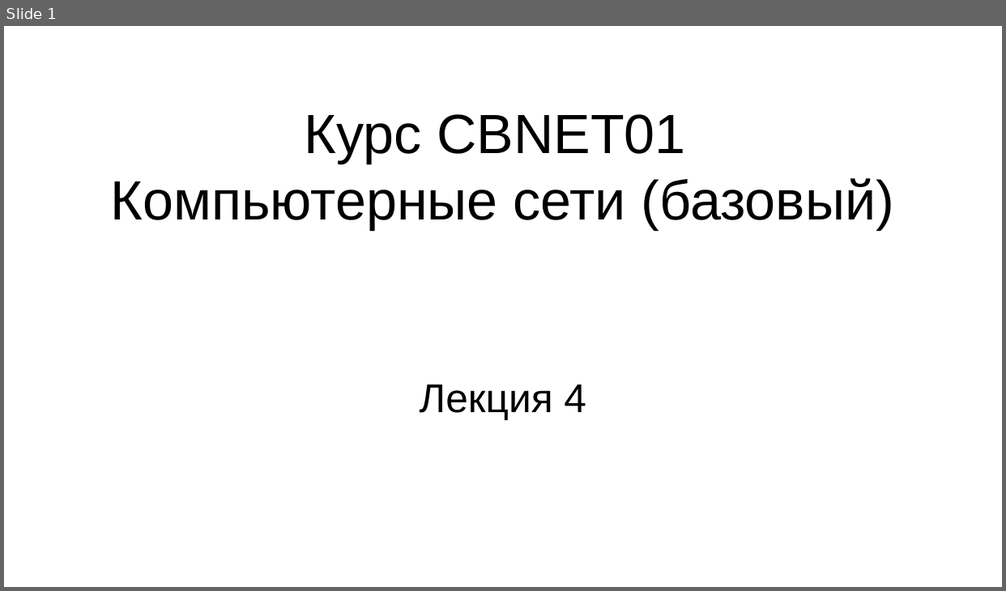
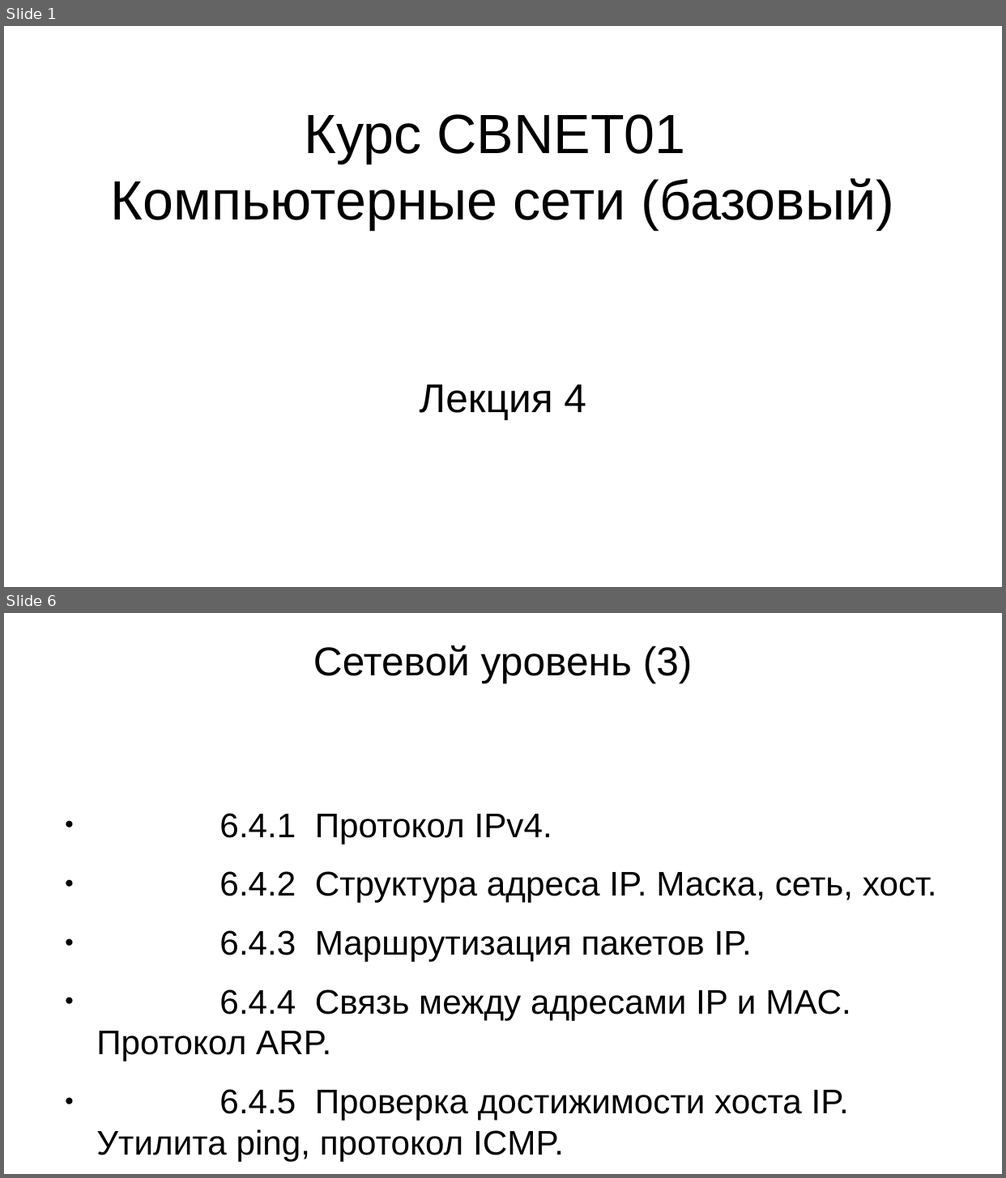
Before and after one commit to steelcraft/stud-lab, a slide deck: Лекции/CBNET01#L4.odp. Shown one above the other, each under a label of ours: slide 1 before the commit, slides 1 and 6 after it; the slides between them are not shown. The pictures are 1006x591 and 1006x1178 pixels, drawn with LibreOffice and Linux fonts; fonts in the diff are those of the drawing. Boxes give left, top, right and bottom in pixels: in the first picture for what was removed or moved away, otherwise in the second. Text is boxed around its words. In the diff, an @@ line names an element or a change of style, - is before the commit and + after.

```diff
--- a/Лекции/CBNET01#L4.odp
+++ b/Лекции/CBNET01#L4.odp
@@ slide 6 added at bbox=[4, 613, 1002, 1174], background #FFFFFF @@
@@ title added at bbox=[313, 645, 692, 683], 32 pt, text #000000 @@
+Сетевой уровень (3)
@@ text added at bbox=[96, 813, 937, 1161], 27.2 pt, text #000000 @@
+● 6.4.1 Протокол IPv4.
+● 6.4.2 Структура адреса IP. Маска, сеть, хост.
+● 6.4.3 Маршрутизация пакетов IP.
+● 6.4.4 Связь между адресами IP и MAC. Протокол ARP.
+● 6.4.5 Проверка достижимости хоста IP. Утилита ping, протокол ICMP.
```
Also in this commit, not shown: 6 other slides added.
